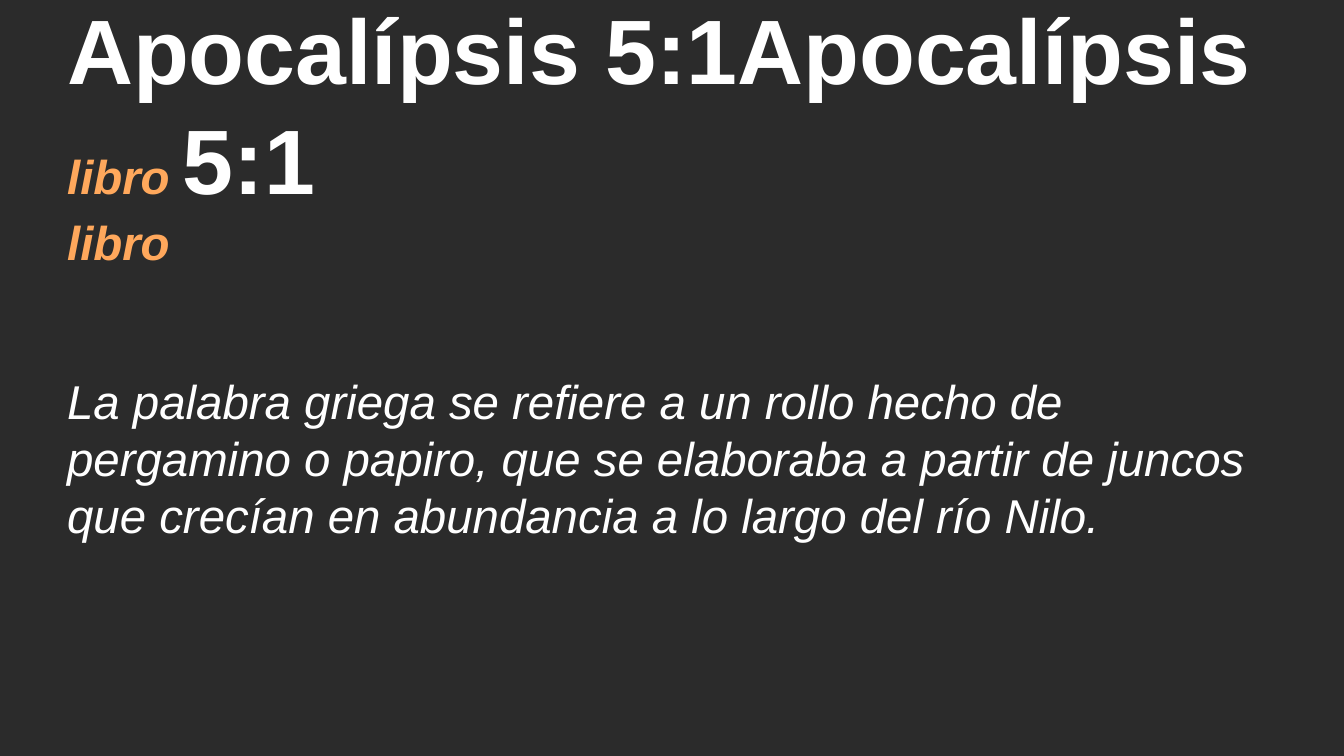
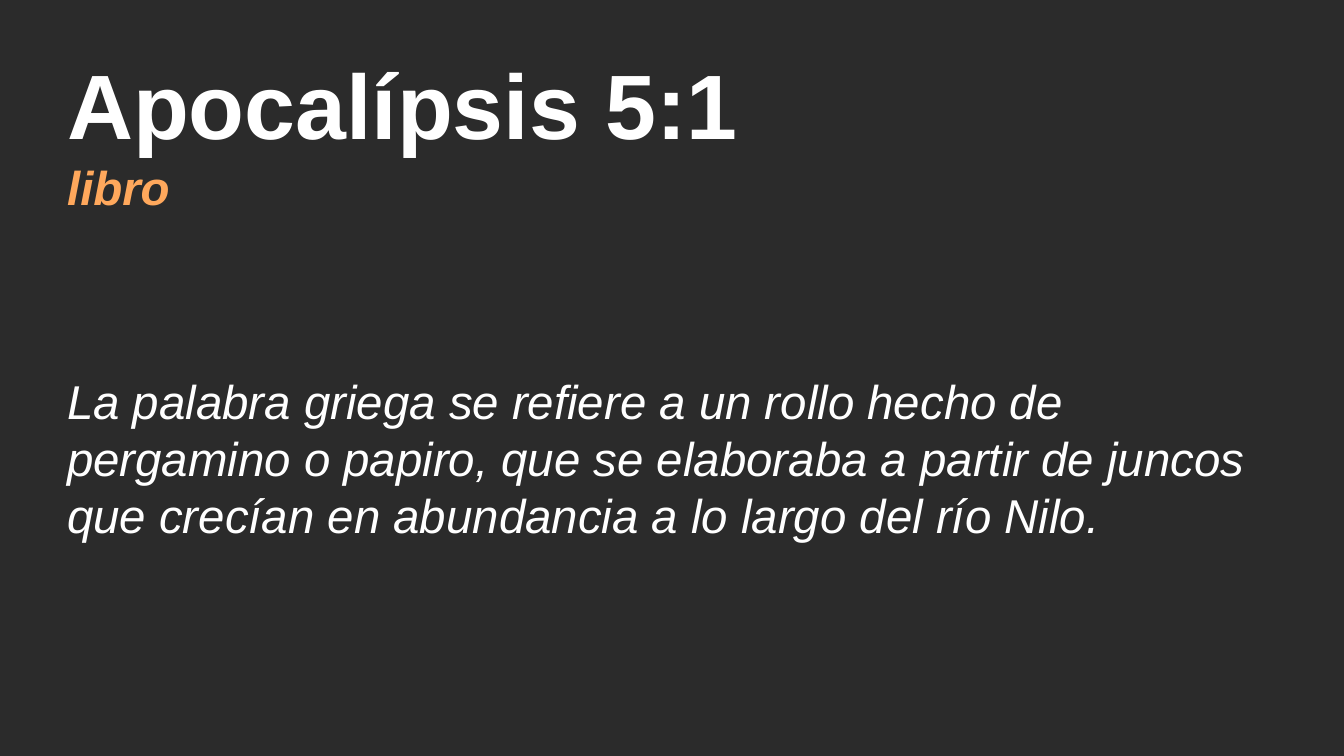
Before and after one commit to CreyTuning/documents, a slide deck: slide 3 of slideshow/Apocalipsis/5. Capitulo 5.pptx. Drawn at 1344x756 pixels with LibreOffice and Linux fonts; fonts in the diff are those of the drawing; background and template pictures are left out; a plain dark background stands for a picture behind light text. Boxes give left, top, right and bottom in pixels: in the first picture for what was removed or moved away, otherwise in the second. Text is boxed around its words. In the diff, an @@ line names an element or a change of style, - is before the commit and + after.

Commit message:
capitulo 5

```diff
--- a/slideshow/Apocalipsis/5. Capitulo 5.pptx
+++ b/slideshow/Apocalipsis/5. Capitulo 5.pptx
@@ title at box(67, 72, 737, 206): text changed @@
-Apocalípsis 5:1Apocalípsis libro 5:1
-libro
+Apocalípsis 5:1
+libro
```
